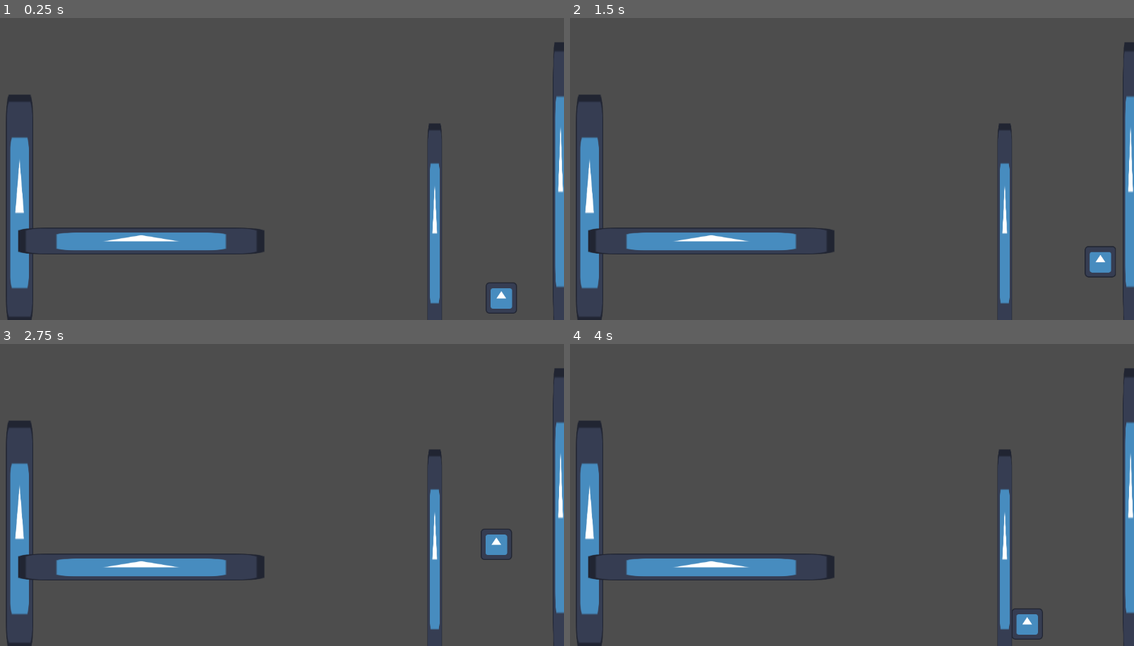
Above: before the commit, frames 1-4 (two rows, left to right).
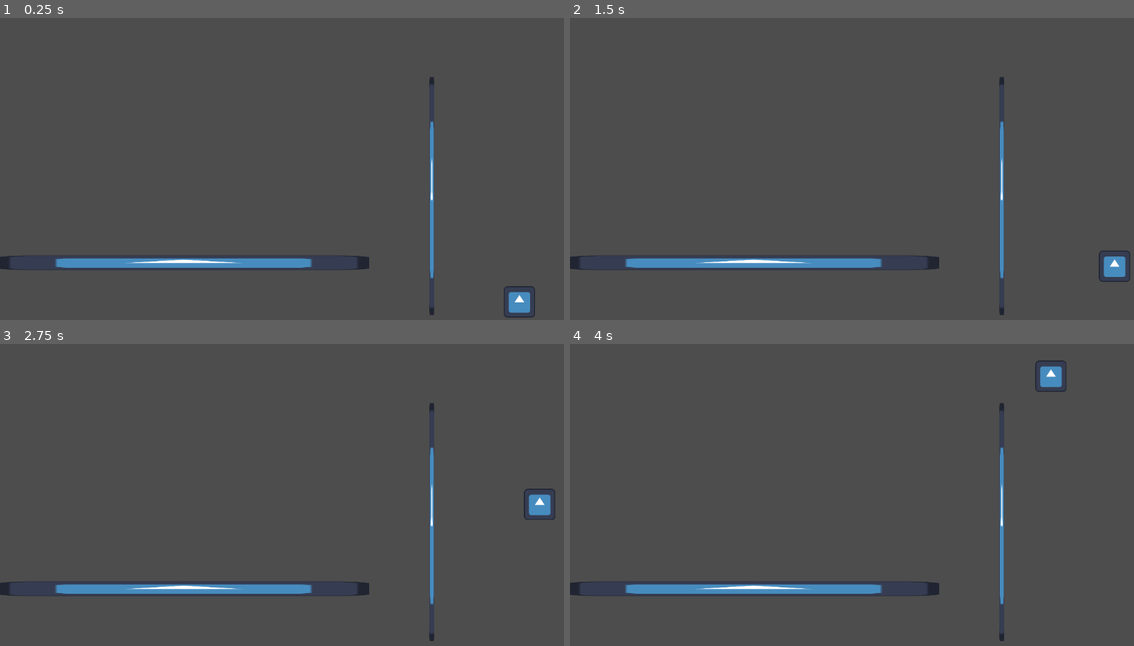
Above: after the commit, the same moments.

Repository: linkman8912/platformer
Game: Godot game, scene res://node_3d.tscn
Two runs of this game, one before a commit and one after it. Both use one fixed random seed, a clock stepped at 60 frames per second and the inputs below. The engine's default icon, where the game draws it, is replaced by a stand-in: a white triangle on a blue panel in a dark square.
Inputs:
- Up to frame 1 (0.25 s): no input
- Up to frame 2 (1.5 s): tap Enter (ui_accept) at 0.5 s; hold Enter (ui_accept) 0.53-1.28 s; hold Right (Right) from 0.53 s (still down); tap Space (Jump) at 0.77, 0.8, 1.07, 1.35 s
- Up to frame 3 (2.75 s): tap Space (Jump) at 1.52, 1.82 s; tap Enter (ui_accept) at 1.55 s; release Right (Right) at 2.03 s; hold Left (Left) from 2.03 s (still down); hold Space (Jump) from 2.03 s (still down); tap Shift (Dash) at 2.1 s
- Up to frame 4 (4 s): release Left (Left) at 2.78 s; release Space (Jump) at 2.78 s; hold Right (Right) from 2.78 s (still down); tap Enter (ui_accept) at 2.85 s; tap Space (Jump) at 3.02, 3.32, 3.77, 3.8 s; hold Enter (ui_accept) from 3.53 s (still down)

The runs differ from the first frame. In frame 1, 9.2% of the frame differs, in the area x 0-100%, y 7-100%; in frame 2, 9.1%; in frame 3, 9.3%; in frame 4, 9.3%, in the area x 0-100%, y 5-100%.

Commit message:
made wallljump work on all walls

Diff:
--- a/CharacterBody2D.gd
+++ b/CharacterBody2D.gd
@@ -4,19 +4,28 @@
 const SPEED = 300.0
 const JUMP_VELOCITY = -700.0
 const DASH_VELOCITY = 1000
+const SIDE_ACCEL = 120
+const JUMP_POWER = 300
+const MAX_DOWN_VEL = 500
+const WALL_JUMP_POWER = 500
+const WALLJUMP_TIME = 0.2
 
-# Get the gravity from the project settings to be synced with RigidBody nodes.
+ # Get the gravity from the project settings to be synced with RigidBody nodes.
 var gravity = ProjectSettings.get_setting("physics/2d/default_gravity")
 var direction = Input.get_axis("ui_left", "ui_right")
-var walljumped = 0
-var walljumpedLast = 0
-var wasInAir = false
+var walljumped = 0 # This is the direction of the walljump, between -1 and 1, -1 (and anything below -0.2) being that a wall towards the right was walljumped off of and that the character should move to the left, 1 (and anything above 0.2) being the opposite directon, and 0 (or anything within 0.2 of 0 for bug reasons) being not walljumping. It also acts as the timer for how long the walljump should last, going down by a certain amount each frame.
+var walljumpedLast = 0 # this variable is similar to walljumped in that it uses -1, 0, and 1 for left, right and off, but it stores whatever the most recent walljump that occurs was so that you have to jump off a wall of the opposite side, a workaround because I don't want to figure out the correct speed to move to not be able to wallclimb on a single wall.
 var oldYvelocity = 0
 var walljumpY = 600
 var walljumpX = 600
 var hasDashed = 0
 var dashState = 0
 var dashDirection = 0
+var justWalljumped = false
+
+# Node References
+@onready var rayCastLeftNode = $RayCastLeft
+@onready var rayCastRightNode = $RayCastRight
 
 func _physics_process(delta):
 	# Add the gravity.
@@ -30,25 +39,43 @@
 	if Input.is_action_just_pressed("Dash") and hasDashed == false:
 		dashState = 2
 
-
 	# Handle jump.
-	if Input.is_action_pressed("Jump") and is_on_floor():
-		if wasInAir:
-			velocity.y = JUMP_VELOCITY - oldYvelocity
-		else:
+	if Input.is_action_pressed("Jump"):
+		if is_on_floor():
 			velocity.y = JUMP_VELOCITY
-	direction = Input.get_axis("ui_left", "ui_right")
+#		elif onWall == -1:
+#			walljumped = 1
+#		elif onWall == 1:
+#			walljumped = -1
+		elif rayCastLeftNode.is_colliding() or rayCastRightNode.is_colliding():
+			if rayCastLeftNode.is_colliding() and walljumpedLast != 1:
+				velocity.y = -walljumpY
+				walljumped = 1
+				walljumpedLast = 1
+				print("walljumped left")
+			if rayCastRightNode.is_colliding() and walljumpedLast != -1:
+				velocity.y = -walljumpY
+				walljumped = -1
+				walljumpedLast = -1
+				print("walljumped right")
+	direction = Input.get_axis("Left", "Right")
 	# Get the input direction and handle the movement/deceleration.
 	# As good practice, you should replace UI actions with custom gameplay actions.
-	if walljumped != 0 and is_on_floor():
-		walljumped = 0
-	elif walljumped != 0:
-		if walljumped > 0.2:
-			walljumped -= 0.2
+	if walljumped != 0:
+		if is_on_floor():
+			walljumped = 0
+		elif walljumped > 0.2:
+			walljumped -= 0.1
 			velocity.x = SPEED * 2
 		elif walljumped < -0.2:
-			walljumped += 0.2
+			walljumped += 0.1
 			velocity.x = SPEED * -2
+		#elif walljumped > 0.5: # Slow down the walljump towards the end so that it's a bit more natural
+			#walljumped -= 0.1
+			#velocity.x = SPEED * (walljumped * 2)
+		#elif walljumped < -0.5:
+			#walljumped += 0.1
+			#velocity.x = SPEED * (walljumped *  2)
 		else:
 			walljumped = 0
 	elif dashState != 0:
@@ -62,20 +89,14 @@
 		velocity.x = move_toward(velocity.x, 0, SPEED)
 
 	move_and_slide()
-	if not is_on_floor():
-		wasInAir = true
-		oldYvelocity = velocity.y
-	else:
-		wasInAir = false
-
 func _ready():
 	walljumped = 0
-
+'''
 func _on_area_2d_2_body_entered(body):
 	if walljumpedLast != 1 and Input.is_action_pressed("ui_accept"):
 		velocity.y -= 400
 		velocity.x += 600
-		walljumped = 3
+		walljumped = 1
 		walljumpedLast = 1
 		print("walljumped left")
 
@@ -84,15 +105,31 @@
 	if walljumpedLast != -1 and Input.is_action_pressed("ui_accept"):
 		velocity.y = -walljumpY
 		velocity.x = -walljumpX
-		walljumped = -3
+		walljumped = -1
 		walljumpedLast = -1
 		print("walljumped right")
 
 
 func _on_area_2d_3_body_entered(body):
-	if walljumpedLast != 1 and Input.is_action_pressed("ui_accept"):
+	if walljumpedLast != 1 and Input.is_action_pressed("Jump"):
 		velocity.y = -walljumpY
 		velocity.x = walljumpX
-		walljumped = 3
+		walljumped = 1
 		walljumpedLast = 1
 		print("walljumped left")
+
+
+func _on_walls_and_floors_collisions_body_entered(_body):
+	print("help")
+	if Input.is_action_pressed("Left"):
+		onWall = -1
+		print("left")
+	elif Input.is_action_pressed("Right"):
+		onWall = 1
+		print("right")
+	print("on wall")
+
+func _on_walls_and_floors_collisions_body_exited(_body):
+	onWall = 0
+	print("off wall")
+'''
--- a/node_3d.tscn
+++ b/node_3d.tscn
@@ -6,113 +6,79 @@
 [sub_resource type="RectangleShape2D" id="RectangleShape2D_0xns4"]
 size = Vector2(126, 128)
 
-[sub_resource type="RectangleShape2D" id="RectangleShape2D_aiaue"]
-size = Vector2(29.5, 544.992)
+[sub_resource type="RectangleShape2D" id="RectangleShape2D_7rbqf"]
+size = Vector2(1147, 7)
 
-[sub_resource type="RectangleShape2D" id="RectangleShape2D_81vak"]
-size = Vector2(29, 433.188)
+[sub_resource type="RectangleShape2D" id="RectangleShape2D_xku31"]
+size = Vector2(9, 673)
 
-[sub_resource type="RectangleShape2D" id="RectangleShape2D_ifj64"]
-size = Vector2(1196.5, 20)
+[sub_resource type="RectangleShape2D" id="RectangleShape2D_0juxp"]
+size = Vector2(8, 671.5)
 
-[sub_resource type="RectangleShape2D" id="RectangleShape2D_5a7wm"]
-size = Vector2(1141, 65)
+[sub_resource type="RectangleShape2D" id="RectangleShape2D_lhxya"]
+size = Vector2(1173, 5)
 
-[sub_resource type="RectangleShape2D" id="RectangleShape2D_tua43"]
-size = Vector2(25, 590.5)
+[sub_resource type="RectangleShape2D" id="RectangleShape2D_qma2q"]
+size = Vector2(12, 548)
 
-[sub_resource type="RectangleShape2D" id="RectangleShape2D_csxb2"]
-size = Vector2(502, 58.5)
+[sub_resource type="RectangleShape2D" id="RectangleShape2D_d708l"]
+size = Vector2(759, 30)
 
 [node name="Node2D" type="Node2D"]
-position = Vector2(524, 131)
+position = Vector2(644, 87)
 
-[node name="CharacterBody2D" type="CharacterBody2D" parent="."]
+[node name="Character" type="CharacterBody2D" parent="."]
+position = Vector2(417, 516)
 scale = Vector2(0.5, 0.5)
 script = ExtResource("1_66rbi")
 
-[node name="Sprite2D" type="Sprite2D" parent="CharacterBody2D"]
-position = Vector2(1000, 932)
+[node name="Sprite2D" type="Sprite2D" parent="Character"]
 texture = ExtResource("1_tuu3t")
 
-[node name="CollisionShape2D" type="CollisionShape2D" parent="CharacterBody2D"]
-position = Vector2(1000, 932)
+[node name="CollisionShape2D" type="CollisionShape2D" parent="Character"]
 shape = SubResource("RectangleShape2D_0xns4")
 
-[node name="StaticBody2D" type="StaticBody2D" parent="."]
+[node name="RayCastLeft" type="RayCast2D" parent="Character"]
+target_position = Vector2(-70, 0)
 
-[node name="Area2D" type="Area2D" parent="StaticBody2D"]
+[node name="RayCastRight" type="RayCast2D" parent="Character"]
+target_position = Vector2(70, 0)
 
-[node name="CollisionShape2D3" type="CollisionShape2D" parent="StaticBody2D/Area2D"]
-position = Vector2(619, 211.992)
-shape = SubResource("RectangleShape2D_aiaue")
+[node name="Timer" type="Timer" parent="Character"]
 
-[node name="Sprite2D" type="Sprite2D" parent="StaticBody2D/Area2D"]
-position = Vector2(621, 245.375)
-scale = Vector2(0.242187, 4.63086)
+[node name="WallsAndFloors" type="StaticBody2D" parent="."]
+
+[node name="Floor" type="CollisionShape2D" parent="WallsAndFloors"]
+position = Vector2(-71, 559.5)
+shape = SubResource("RectangleShape2D_7rbqf")
+
+[node name="FarLeftWall" type="CollisionShape2D" parent="WallsAndFloors"]
+position = Vector2(-650.5, 252)
+shape = SubResource("RectangleShape2D_xku31")
+
+[node name="FarRightWall" type="CollisionShape2D" parent="WallsAndFloors"]
+position = Vector2(504, 251.75)
+shape = SubResource("RectangleShape2D_0juxp")
+
+[node name="Ceiling" type="CollisionShape2D" parent="WallsAndFloors"]
+position = Vector2(-63.5, -82.5)
+shape = SubResource("RectangleShape2D_lhxya")
+
+[node name="MidWall" type="CollisionShape2D" parent="WallsAndFloors"]
+position = Vector2(238, 310)
+scale = Vector2(0.9, 0.9)
+shape = SubResource("RectangleShape2D_qma2q")
+
+[node name="Sprite2D" type="Sprite2D" parent="WallsAndFloors/MidWall"]
+position = Vector2(6.00815e-05, -2.50002)
+scale = Vector2(0.0937498, 4.22656)
 texture = ExtResource("1_tuu3t")
 
-[node name="Area2D3" type="Area2D" parent="StaticBody2D"]
+[node name="Platform" type="CollisionShape2D" parent="WallsAndFloors"]
+position = Vector2(-268, 443)
+shape = SubResource("RectangleShape2D_d708l")
 
-[node name="CollisionShape2D3" type="CollisionShape2D" parent="StaticBody2D/Area2D3"]
-position = Vector2(369.25, 389.496)
-shape = SubResource("RectangleShape2D_aiaue")
-
-[node name="Sprite2D" type="Sprite2D" parent="StaticBody2D/Area2D3"]
-position = Vector2(364, 333)
-scale = Vector2(0.234375, 3.40234)
+[node name="Sprite2D" type="Sprite2D" parent="WallsAndFloors/Platform"]
+position = Vector2(-1, 1)
+scale = Vector2(5.92188, 0.234375)
 texture = ExtResource("1_tuu3t")
-
-[node name="Area2D2" type="Area2D" parent="StaticBody2D"]
-
-[node name="CollisionShape2D2" type="CollisionShape2D" parent="StaticBody2D/Area2D2"]
-position = Vector2(-469, 292.594)
-shape = SubResource("RectangleShape2D_81vak")
-
-[node name="Sprite2D" type="Sprite2D" parent="StaticBody2D/Area2D2"]
-position = Vector2(-484, 290.5)
-scale = Vector2(0.4375, 3.66406)
-texture = ExtResource("1_tuu3t")
-
-[node name="CollisionShape2D2" type="CollisionShape2D" parent="StaticBody2D"]
-position = Vector2(-496, 275.312)
-shape = SubResource("RectangleShape2D_81vak")
-
-[node name="CollisionShape2D4" type="CollisionShape2D" parent="StaticBody2D"]
-position = Vector2(363.5, 392)
-shape = SubResource("RectangleShape2D_aiaue")
-
-[node name="CollisionShape2D" type="CollisionShape2D" parent="StaticBody2D"]
-position = Vector2(65.75, 514)
-shape = SubResource("RectangleShape2D_ifj64")
-
-[node name="CollisionShape2D3" type="CollisionShape2D" parent="StaticBody2D"]
-position = Vector2(65, -92)
-shape = SubResource("RectangleShape2D_5a7wm")
-
-[node name="CollisionShape2D5" type="CollisionShape2D" parent="StaticBody2D"]
-position = Vector2(623.5, 233.25)
-shape = SubResource("RectangleShape2D_tua43")
-
-[node name="StaticBody2D2" type="StaticBody2D" parent="."]
-position = Vector2(0, -34)
-
-[node name="CollisionShape2D4" type="CollisionShape2D" parent="StaticBody2D2"]
-position = Vector2(-235.5, 388.25)
-shape = SubResource("RectangleShape2D_csxb2")
-one_way_collision = true
-
-[node name="Sprite2D" type="Sprite2D" parent="StaticBody2D2"]
-position = Vector2(-235.5, 389.5)
-scale = Vector2(3.92969, 0.429688)
-texture = ExtResource("1_tuu3t")
-
-[connection signal="input_event" from="StaticBody2D" to="CharacterBody2D" method="_on_static_body_2d_input_event"]
-[connection signal="mouse_shape_entered" from="StaticBody2D" to="CharacterBody2D" method="_on_static_body_2d_mouse_shape_entered"]
-[connection signal="area_entered" from="StaticBody2D/Area2D" to="CharacterBody2D" method="_on_area_2d_area_entered"]
-[connection signal="body_entered" from="StaticBody2D/Area2D" to="CharacterBody2D" method="_on_area_2d_body_entered"]
-[connection signal="area_entered" from="StaticBody2D/Area2D3" to="CharacterBody2D" method="_on_area_2d_area_entered"]
-[connection signal="body_entered" from="StaticBody2D/Area2D3" to="CharacterBody2D" method="_on_area_2d_body_entered"]
-[connection signal="body_entered" from="StaticBody2D/Area2D3" to="CharacterBody2D" method="_on_area_2d_3_body_entered"]
-[connection signal="area_entered" from="StaticBody2D/Area2D2" to="CharacterBody2D" method="_on_area_2d_2_area_entered"]
-[connection signal="body_entered" from="StaticBody2D/Area2D2" to="CharacterBody2D" method="_on_area_2d_2_body_entered"]
